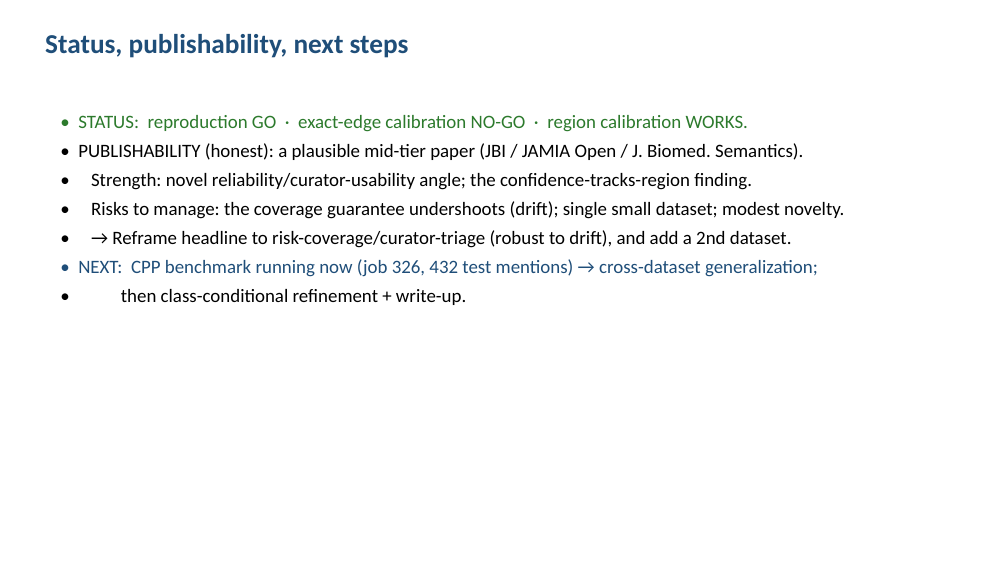
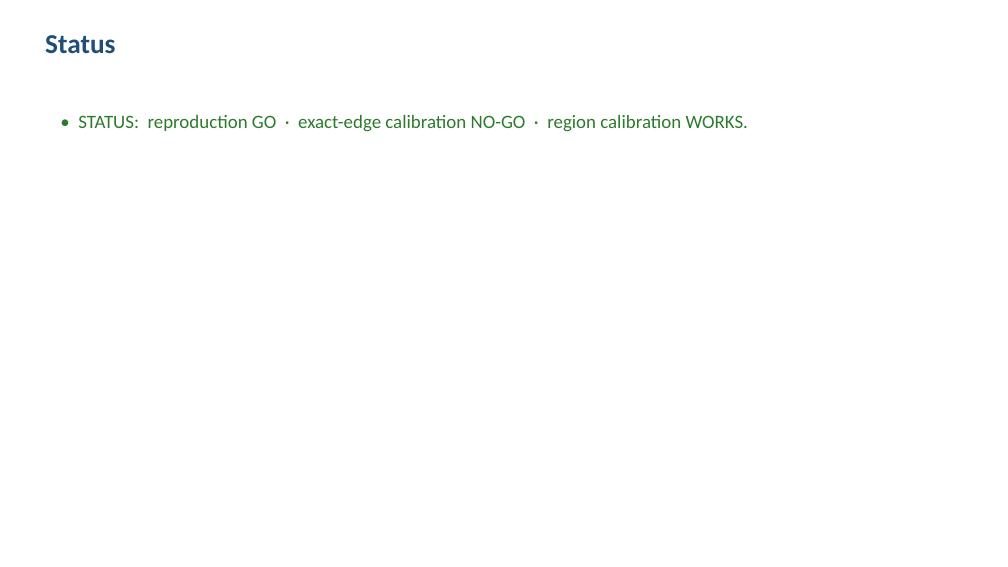
Before and after one commit to KyriakiKolpetinou/ccp-conformal-ontology-placement, a slide deck: slide 9 of CCP_findings.pptx. Drawn at 1008x567 pixels with LibreOffice and Linux fonts; fonts in the diff are those of the drawing. Boxes give left, top, right and bottom in pixels: in the first picture for what was removed or moved away, otherwise in the second. Text is boxed around its words. In the diff, an @@ line names an element or a change of style, - is before the commit and + after.

Commit message:
Correct retraining claim; fix stale README layout; drop publication-strategy slide

```diff
--- a/CCP_findings.pptx
+++ b/CCP_findings.pptx
@@ text at bbox=[45, 35, 115, 54]: text changed @@
-Status, publishability, next steps
+Status
@@ text at bbox=[78, 143, 844, 305]: paragraphs removed @@
-• PUBLISHABILITY (honest): a plausible mid-tier paper (JBI / JAMIA Open / J. Biomed. Semantics).
-• Strength: novel reliability/curator-usability angle; the confidence-tracks-region finding.
-• Risks to manage: the coverage guarantee undershoots (drift); single small dataset; modest novelty.
-• → Reframe headline to risk-coverage/curator-triage (robust to drift), and add a 2nd dataset.
-• NEXT: CPP benchmark running now (job 326, 432 test mentions) → cross-dataset generalization;
-• then class-conditional refinement + write-up.
```
Also in this commit, not shown: 3 other files.
